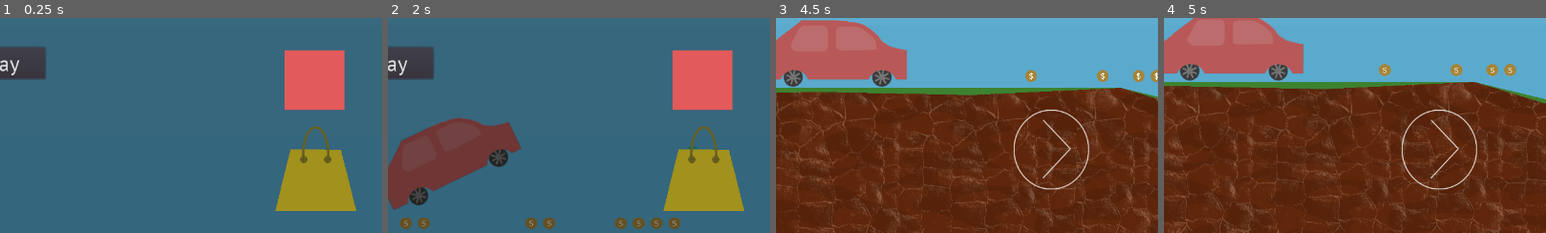
Above: before the commit, frames 1-4 (left to right).
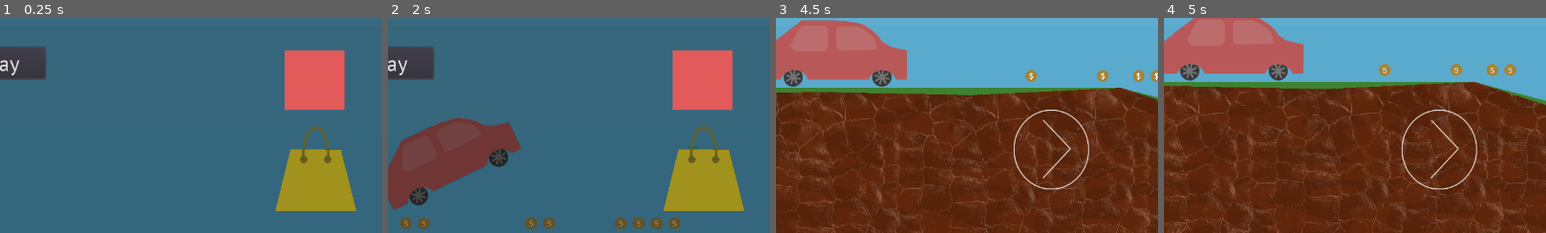
Above: after the commit, the same moments.

Repository: anhcraft/racing
Game: Godot game, scene res://Main.tscn
Same seed, same stepped clock (60 frames per second), same inputs: the game is played once before the commit and once after it.
Inputs (mouse positions are % of the whole screen's width and height, from its top left):
- Up to frame 1 (0.25 s): no input
- Up to frame 2 (2 s): click (91, 85) at 0.5 s; click (90, 89) at 1.25 s
- Up to frame 3 (4.5 s): click "Play" at 2 s; click (86, 81) at 2.75 s; click (86, 81) at 3.5 s; click (16, 84) at 4.25 s
- Up to frame 4 (5 s): no input
The pictures show only the part of the screen within x 50-100%, y 50-100%; the shares and areas given below are measured in that part.

Frames 1-2 are identical in both runs. In frame 3, less than 0.1% of the frame differs, in the area x 35-100%, y 33-80%; in frame 4, 0.2%, in the area x 82-100%, y 30-41%.

Commit message:
Widen terrain octaves

Diff:
--- a/Terrain.gd
+++ b/Terrain.gd
@@ -100,7 +100,7 @@
 	terrainNoise = OpenSimplexNoise.new()
 	terrainNoise.seed = randi()
 	terrainNoise.octaves = 3
-	terrainNoise.period = 1000.0
+	terrainNoise.period = 1500.0
 	terrainNoise.persistence = 0.2
 
 	terrain_outer_x1 = get_viewport().size.x * 2
